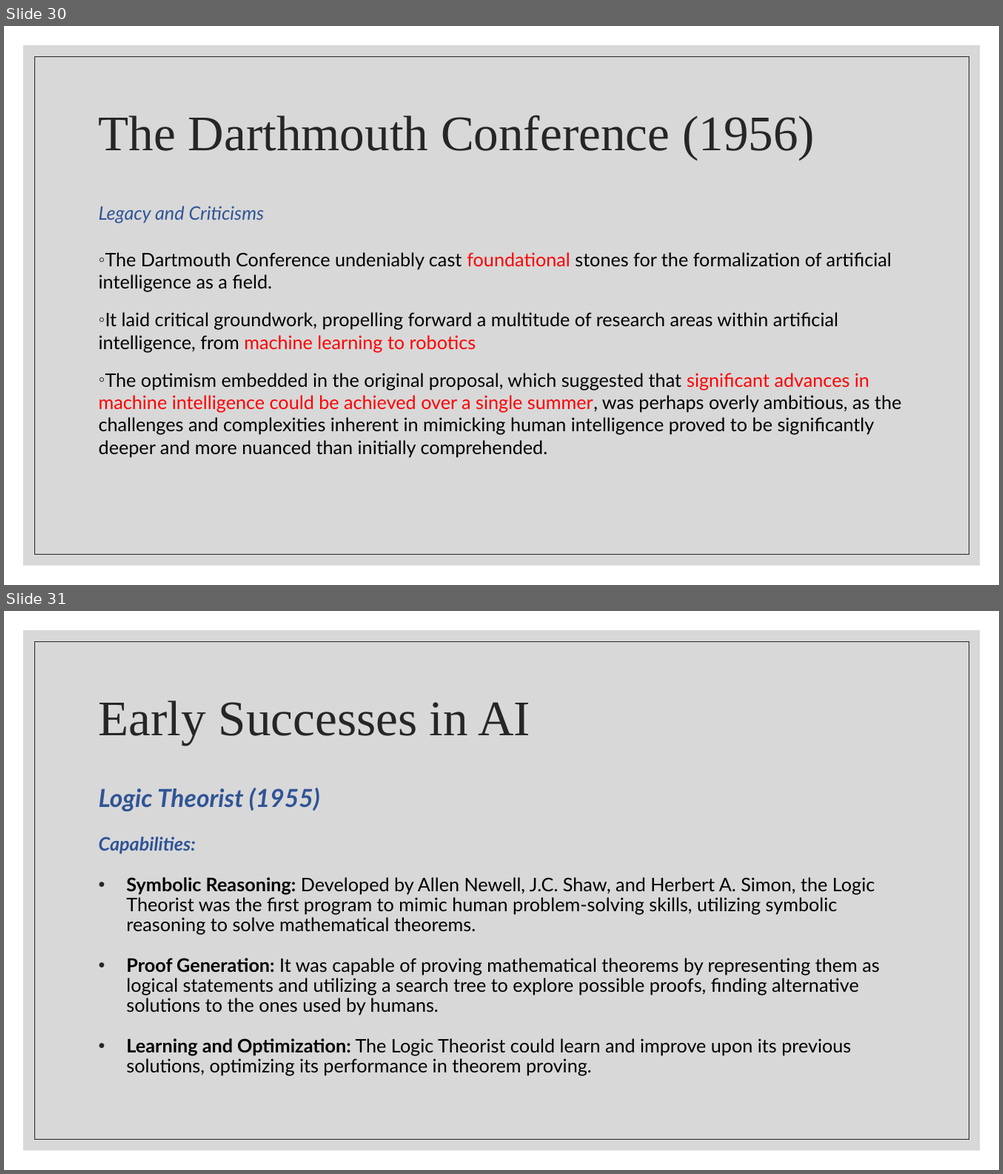
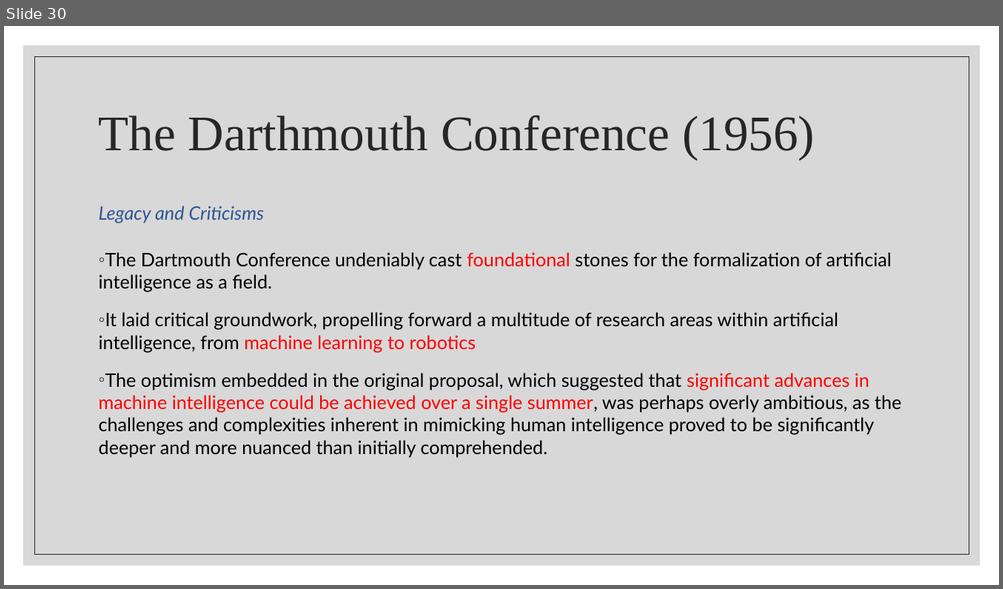
Before and after one commit to wutmeownow/phys441, a slide deck: JupyterNotebooks/LLS/Lecture3.pptx. Shown one above the other, each under a label of ours: slides 30 and 31 before the commit, slide 30 after it. The pictures are 1003x1174 and 1003x589 pixels, drawn with LibreOffice and Linux fonts; fonts in the diff are those of the drawing. Boxes give left, top, right and bottom in pixels: in the first picture for what was removed or moved away, otherwise in the second. Text is boxed around its words. In the diff, an @@ line names an element or a change of style, - is before the commit and + after.

```diff
--- a/JupyterNotebooks/LLS/Lecture3.pptx
+++ b/JupyterNotebooks/LLS/Lecture3.pptx
@@ slide 31 removed at (x1=4, y1=611, x2=999, y2=1170), background #FFFFFF; not listed: 2 template elements that a slide beside it also shows @@
@@ title removed at (x1=99, y1=701, x2=530, y2=744) @@
-Early Successes in AI
@@ text removed at (x1=99, y1=788, x2=879, y2=1076) @@
-Logic Theorist (1955)
-Capabilities:
-• Symbolic Reasoning: Developed by Allen Newell, J.C. Shaw, and Herbert A. Simon, the Logic Theorist was the first program to mimic human problem-solving skills, utilizing symbolic reasoning to solve mathematical theorems.
-• Proof Generation: It was capable of proving mathematical theorems by representing them as logical statements and utilizing a search tree to explore possible proofs, finding alternative solutions to the ones used by humans.
-• Learning and Optimization: The Logic Theorist could learn and improve upon its previous solutions, optimizing its performance in theorem proving.
```
Also in this commit, not shown: 12 other slides removed, 2 other files.
